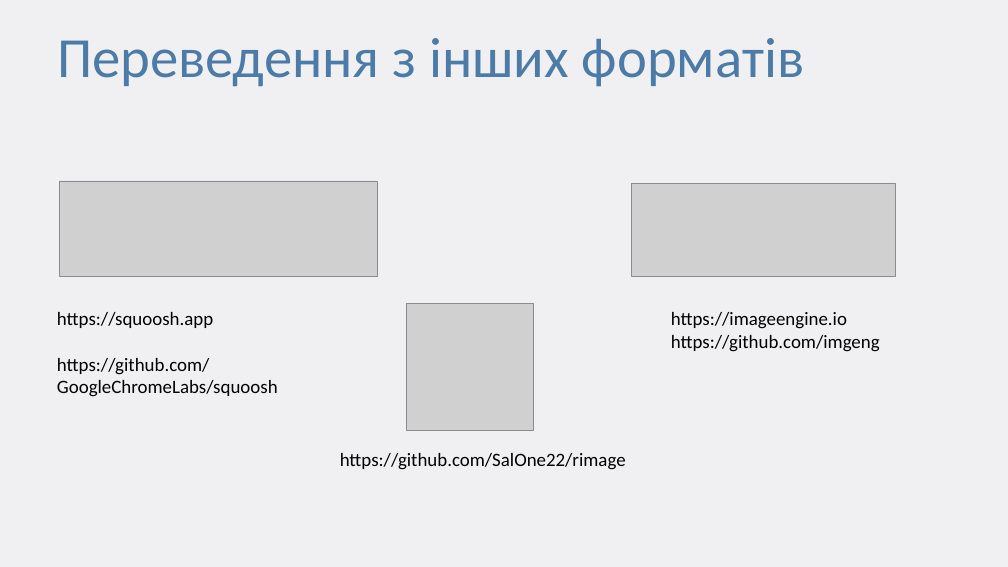
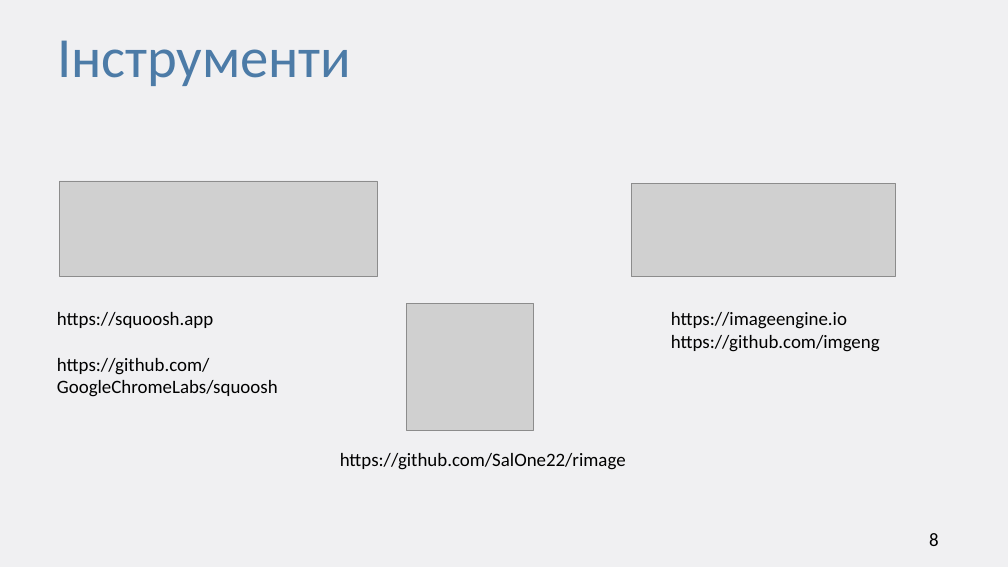
Before and after one commit to ltlaitoff/university-4, a slide deck: slide 8 of graphics/AVIF Computer Graphics.pptx (slide 7 before the commit). Drawn at 1008x567 pixels with LibreOffice and Linux fonts; fonts in the diff are those of the drawing; grey boxes stand for pictures. Boxes give left, top, right and bottom in pixels: in the first picture for what was removed or moved away, otherwise in the second. Text is boxed around its words. In the diff, an @@ line names an element or a change of style, - is before the commit and + after.

```diff
--- a/graphics/AVIF Computer Graphics.pptx
+++ b/graphics/AVIF Computer Graphics.pptx
@@ text at box(57, 40, 351, 86): text changed @@
-Переведення з інших форматів
+Інструменти
@@ page number added at box(929, 533, 939, 546), 18 pt, text #000000 @@
+8
```
Also in this commit, not shown: 4 other slides changed, 4 slides added, 1 slide removed, 1 other file.
